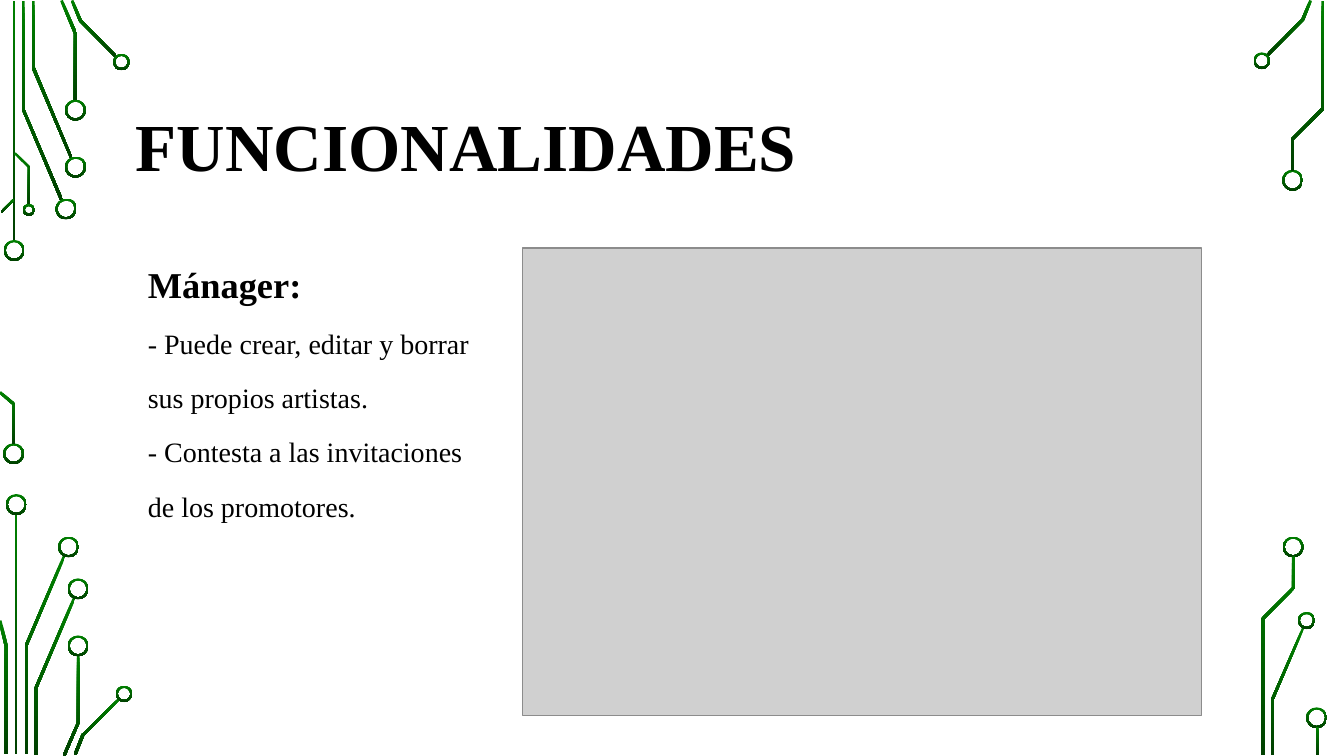
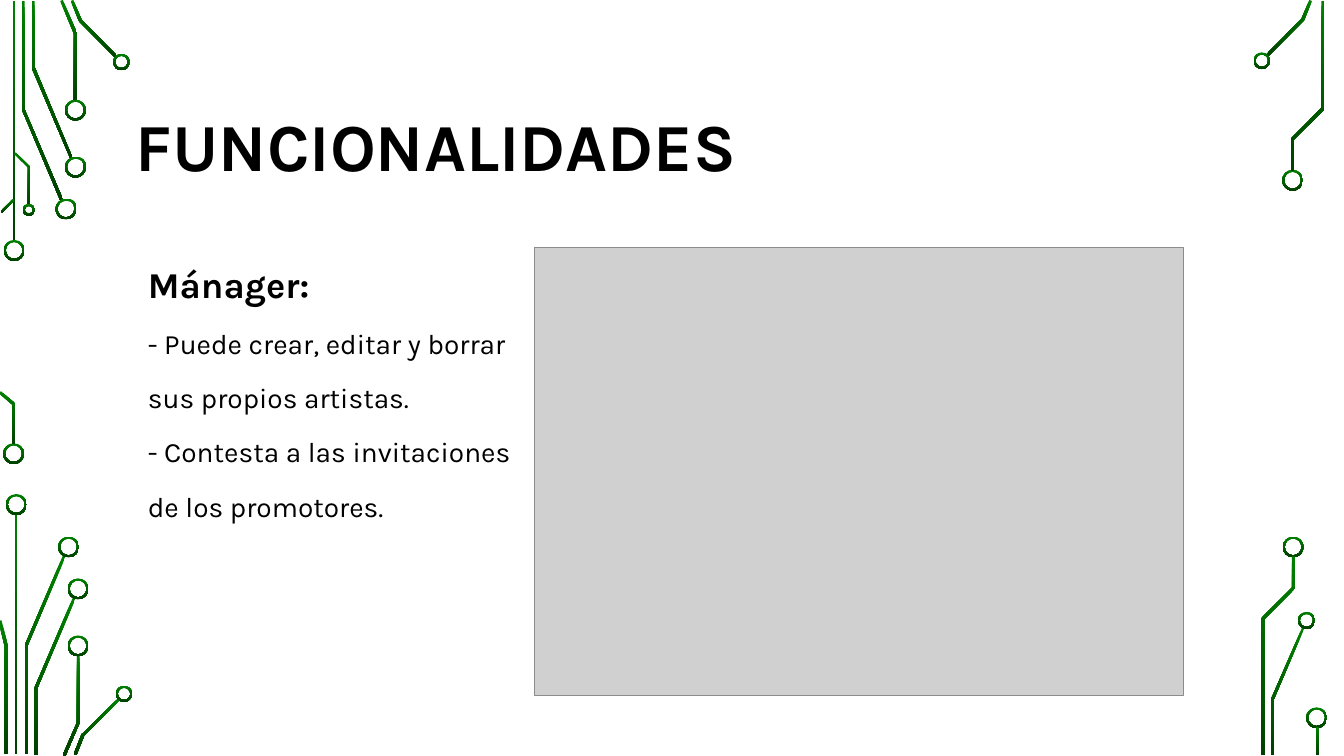
Before and after one commit to pavel-kalmykov-razgovorov/awiten-fests, a slide deck: slide 7 of doc/Presentación AWITEN FESTS.pptx. Drawn at 1344x756 pixels with LibreOffice and Linux fonts; fonts in the diff are those of the drawing; grey boxes stand for pictures; background and template pictures are left out. Boxes give left, top, right and bottom in pixels: in the first picture for what was removed or moved away, otherwise in the second. Text is boxed around its words. In the diff, an @@ line names an element or a change of style, - is before the commit and + after.

```diff
--- a/doc/Presentación AWITEN FESTS.pptx
+++ b/doc/Presentación AWITEN FESTS.pptx
@@ title "FUNCIONALIDADES" at bbox=[136, 126, 736, 172]: font Times New Roman to Karla @@
@@ text "Mánager:" at bbox=[148, 269, 511, 524]: font Times New Roman to Karla @@
@@ picture: place and size @@
-picture at bbox=[523, 248, 1202, 716]
+picture at bbox=[534, 248, 1184, 696]
```
Also in this commit, not shown: 7 other slides changed, 1 slide added, 1 slide removed.
